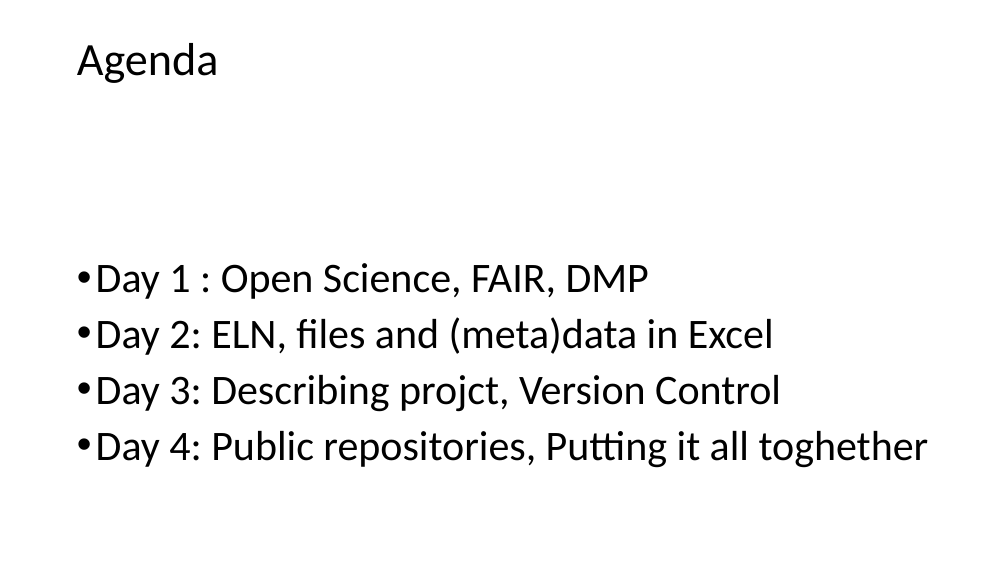
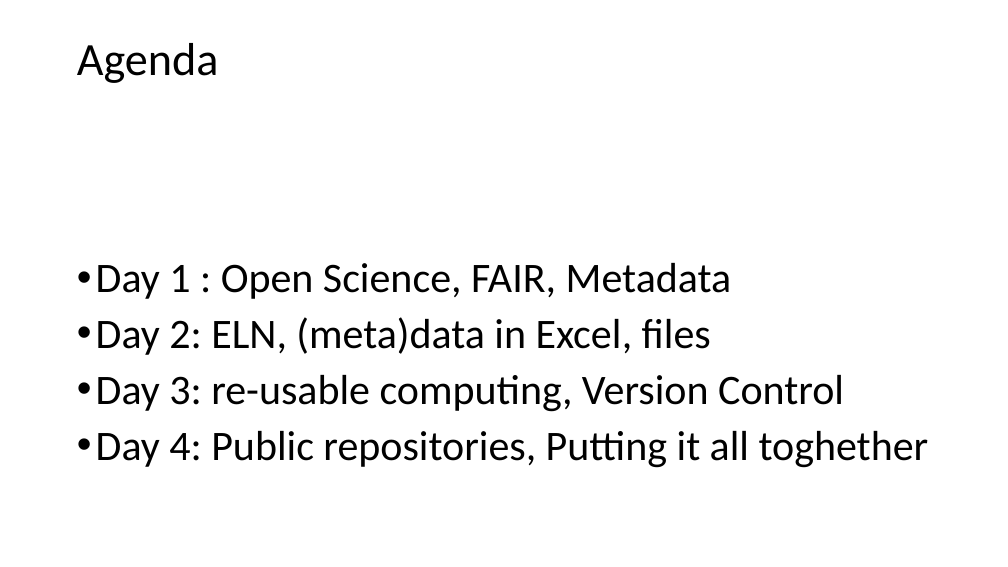
Before and after one commit to tobyhodges/solid-waddle, a slide deck: slide 5 of instructors/Wellcome_Episode.pptx. Drawn at 1008x567 pixels with LibreOffice and Linux fonts; fonts in the diff are those of the drawing. Boxes give left, top, right and bottom in pixels: in the first picture for what was removed or moved away, otherwise in the second. Text is boxed around its words. In the diff, an @@ line names an element or a change of style, - is before the commit and + after.

```diff
--- a/instructors/Wellcome_Episode.pptx
+++ b/instructors/Wellcome_Episode.pptx
@@ text at [96, 263, 844, 412]: text changed @@
-• Day 1 : Open Science, FAIR, DMP
-• Day 2: ELN, files and (meta)data in Excel
-• Day 3: Describing projct, Version Control
+• Day 1 : Open Science, FAIR, Metadata
+• Day 2: ELN, (meta)data in Excel, files
+• Day 3: re-usable computing, Version Control
```
Also in this commit, not shown: 1 other slide changed, 2 other files.
